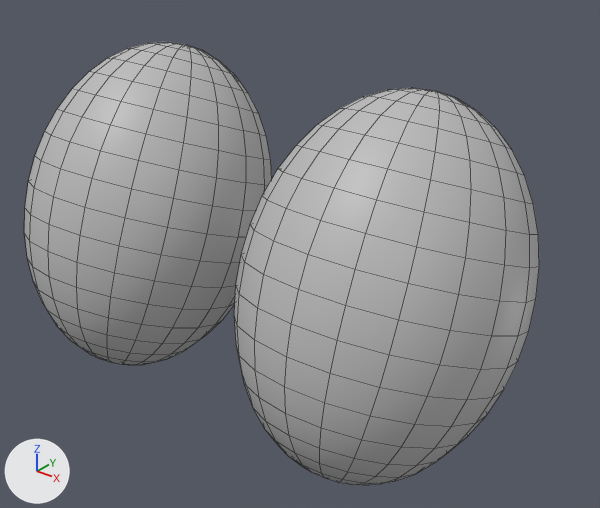
The FBX model ChickenDice_Unity/Assets/Art/Vfx/03_Meshs/sm_vfx_pouseye.fbx, before and after one commit.
Before and after are seen from a 50 mm lens placed at (0.01009, -0.017, 0.01112), pointed at (0.00078, -0.00537, 0.00391). The axes (+X, +Y, +Z) are drawn at lower left. The lights are the same throughout. Mesh edges are drawn as thin lines. Where no turn or scale is listed for an object, it has been applied to the vertices.

Names of what the first picture shows: 'pousseye'.
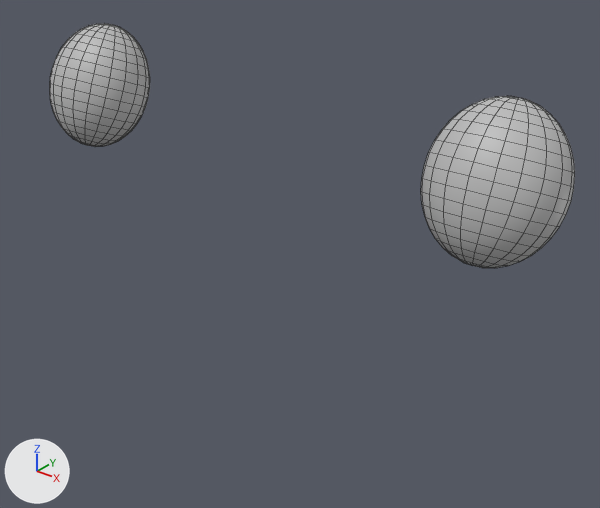
Where the change shows, as pixel boxes [x1, y1, x2, y2] in the pictures (600 x 508 px; the box of a moved part takes in the faces that stretch with it):
'pousseye', reshaped (45% shorter)
    before: [24, 42, 539, 485]
    after: [50, 23, 575, 268]
part 1 of me_mesh, moved or reshaped
    before: [234, 88, 539, 485]
    after: [421, 96, 575, 268]
part 2 of me_mesh, moved or reshaped
    before: [24, 42, 272, 365]
    after: [50, 23, 150, 147]

What changed in the scene script:
```text
Change me_mesh:
    where me_mesh.from_pydata(...)  # 764 vertices, 800 faces; spans x -0.00565..0.00565, y -0.00859..-0.00307, z 0.00064..0.00753
    used by ob_pousseye; location = (0.0, 0.0, 0.0)
    me_mesh part 1: the loose piece of 382 vertices spanning x 0.00045..0.00565, y -0.00859..-0.00307, z 0.00064..0.00753 is scaled about its middle by (0.458, 0.38, 0.38), then moved by (0.00177, 0.00034, 0.00233)
    me_mesh part 2: the loose piece of 382 vertices spanning x -0.00565..-0.00045, y -0.00859..-0.00307, z 0.00064..0.00753 is scaled about its middle by (0.458, 0.38, 0.38), then moved by (-0.00177, 0.00034, 0.00233)
```
